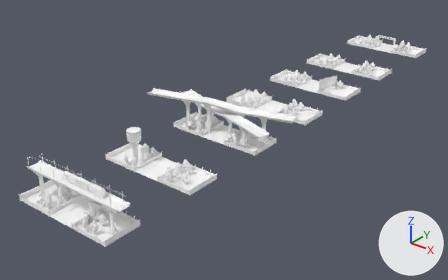
Two versions of the FBX model Assets/AllTextures/New/Maps/MapSet02.fbx, one commit apart.
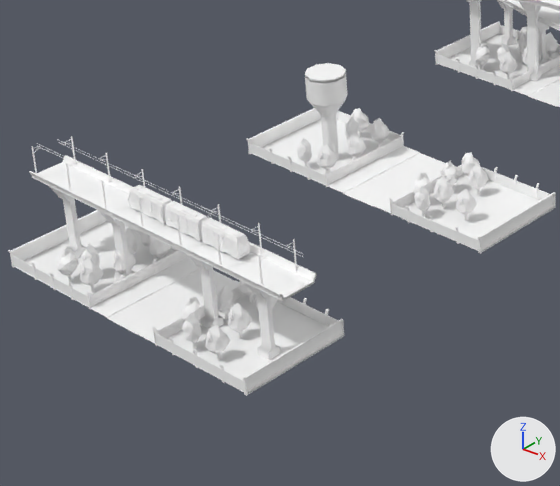
The first picture shows the older version from a 50 mm camera at (30.0, -920.0, 297.0) aimed at (-390.0, -395.0, -28.0). The close-ups show both versions on the part from 4% to 49% of the width and 37% to 100% of the height of that picture; other places that the commit changed are outside them. Lighting does not change. The marker at lower right points along +X, +Y and +Z. Where no turn or scale is listed for an object, it has been applied to the vertices. Vertices at the same position are counted once.

Objects in the first close-up: 'BR_Map012', 'BR_Map13', 'BR_Map14', 'BR_Map14_Train'.
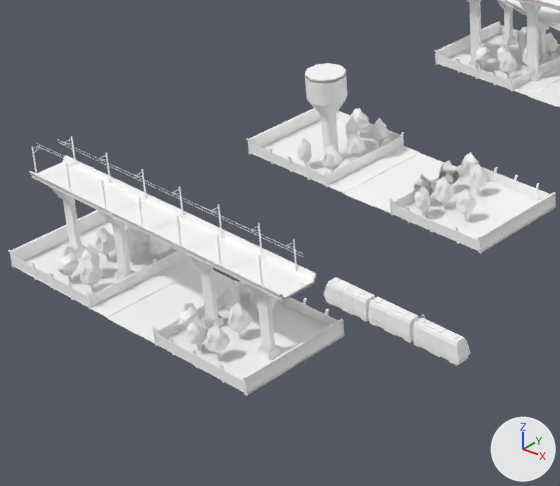
Location of each change, [x1, y1, x2, y2] in pixels of the close-ups (560 x 486 px; the box of a moved part takes in the faces that stretch with it):
'BR_Map14_Train', moved: before [128, 185, 251, 259]; after [323, 277, 471, 365]
part 1 of me_mesh_005, moved or reshaped: before [461, 152, 480, 176]; after [461, 152, 479, 177]
part 2 of me_mesh_005, moved or reshaped: before [442, 160, 457, 185]; after [439, 160, 460, 184]
part 3 of me_mesh_005, moved or reshaped: before [413, 173, 431, 194]; after [414, 174, 433, 196]
part 4 of me_mesh_005, moved or reshaped: [346, 132, 366, 157] in both
part 5 of me_mesh_005, moved or reshaped: before [370, 118, 390, 143]; after [371, 118, 388, 142]
part 6 of me_mesh_005, moved or reshaped: before [317, 144, 338, 170]; after [323, 145, 343, 170]
part 7 of me_mesh_006, moved or reshaped: before [113, 249, 136, 274]; after [94, 227, 115, 255]
part 8 of me_mesh_006, moved or reshaped: before [193, 342, 197, 349]; after [197, 344, 202, 351]
part 9 of me_mesh_006, moved or reshaped: before [182, 313, 201, 342]; after [187, 316, 206, 345]
part 10 of me_mesh_006, moved or reshaped: before [182, 297, 203, 322]; after [177, 302, 199, 331]
part 11 of me_mesh_006, moved or reshaped: before [217, 285, 234, 314]; after [224, 283, 241, 311]

Edits to the bpy script that builds the scene:
```text
Change me_mesh_005:
    where me_mesh_005.from_pydata(...)  # 1235 vertices, 1528 faces; spans x -57.7..57.8, y -40.6..0.7, z -0.6..35.7
    used by ob_br_map13; location = (-362.5, -512.5, 0.0)
    me_mesh_005 part 1: the loose piece of 42 vertices spanning x 19.3..26.8, y -8.9..-2.4, z 3.2..12.5 is turned 63.4 degrees about the z axis through its middle
    me_mesh_005 part 2: the loose piece of 42 vertices spanning x 17.8..24.4, y -18.7..-11.6, z 3.2..12.5 is turned 118.9 degrees about the z axis through its middle
    me_mesh_005 part 3: the loose piece of 42 vertices spanning x 16.8..22.9, y -31.5..-24.1, z 3.2..12.5 is turned -104.6 degrees about the z axis through its middle, then moved by (0.6, 0.0, 0.0)
    me_mesh_005 part 4: the loose piece of 42 vertices spanning x -23.4..-18.0, y -23.5..-16.6, z 3.2..12.5 is turned -25.2 degrees about the z axis through its middle
    me_mesh_005 part 5: the loose piece of 42 vertices spanning x -24.9..-19.5, y -9.5..-2.7, z 3.2..12.5 is turned 27 degrees about the z axis through its middle
    me_mesh_005 part 6: the loose piece of 42 vertices spanning x -24.7..-19.2, y -36.8..-30.0, z 3.2..12.5 is turned -18.6 degrees about the z axis through its middle, then moved by (1.7, 1.1, 0.0)
Change me_mesh_006:
    where me_mesh_006.from_pydata(...)  # 1847 vertices, 2018 faces; spans x -57.7..63.7, y -40.6..0.7, z -0.6..41.0
    used by ob_br_map14; location = (-362.5, -615.9, 0.0)
    me_mesh_006 part 7: the loose piece of 42 vertices spanning x -24.4..-18.9, y -24.7..-17.9, z 3.2..12.5 is moved by (-14.4, 3.6, 0.0)
    me_mesh_006 part 8: the loose piece of 15 vertices spanning x 26.6..28.3, y -34.7..-33.0, z -0.6..5.2 is moved by (2.2, 0.0, 0.0)
    me_mesh_006 part 9: the loose piece of 42 vertices spanning x 24.1..30.7, y -37.4..-30.1, z 3.2..12.5 is moved by (2.2, 0.0, 0.0)
    me_mesh_006 part 10: the loose piece of 42 vertices spanning x 16.8..22.9, y -31.5..-24.1, z 3.2..12.5 is moved by (1.4, -2.8, 0.0)
    me_mesh_006 part 11: the loose piece of 42 vertices spanning x 19.3..25.9, y -20.5..-13.4, z 3.2..12.5 is moved by (0.7, 2.0, 0.0)
Change ob_br_map14_train:
    ob_br_map14_train.location: (-350.1, -635.9, 34.6) -> (-261.8, -635.9, 34.6)
```
